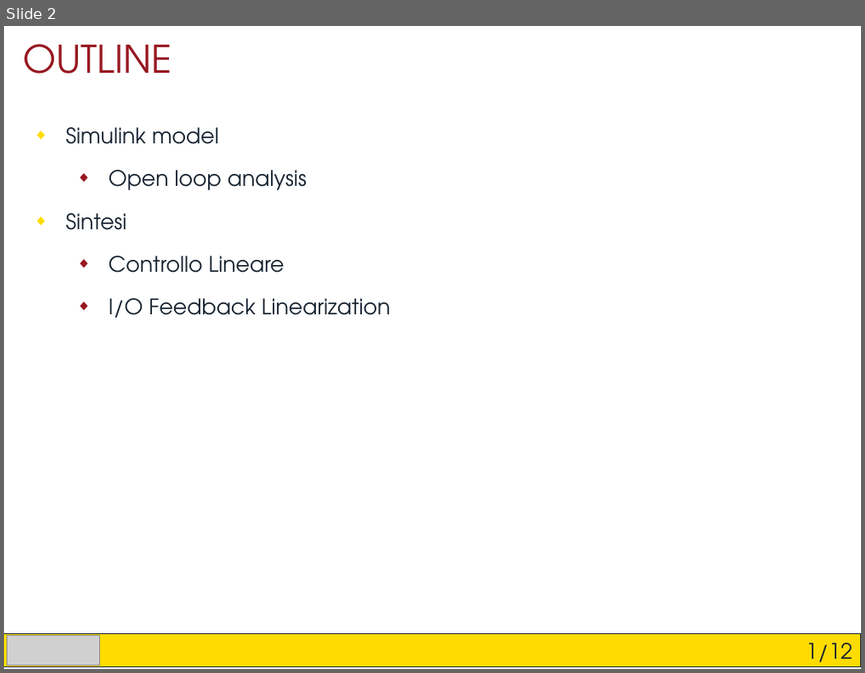
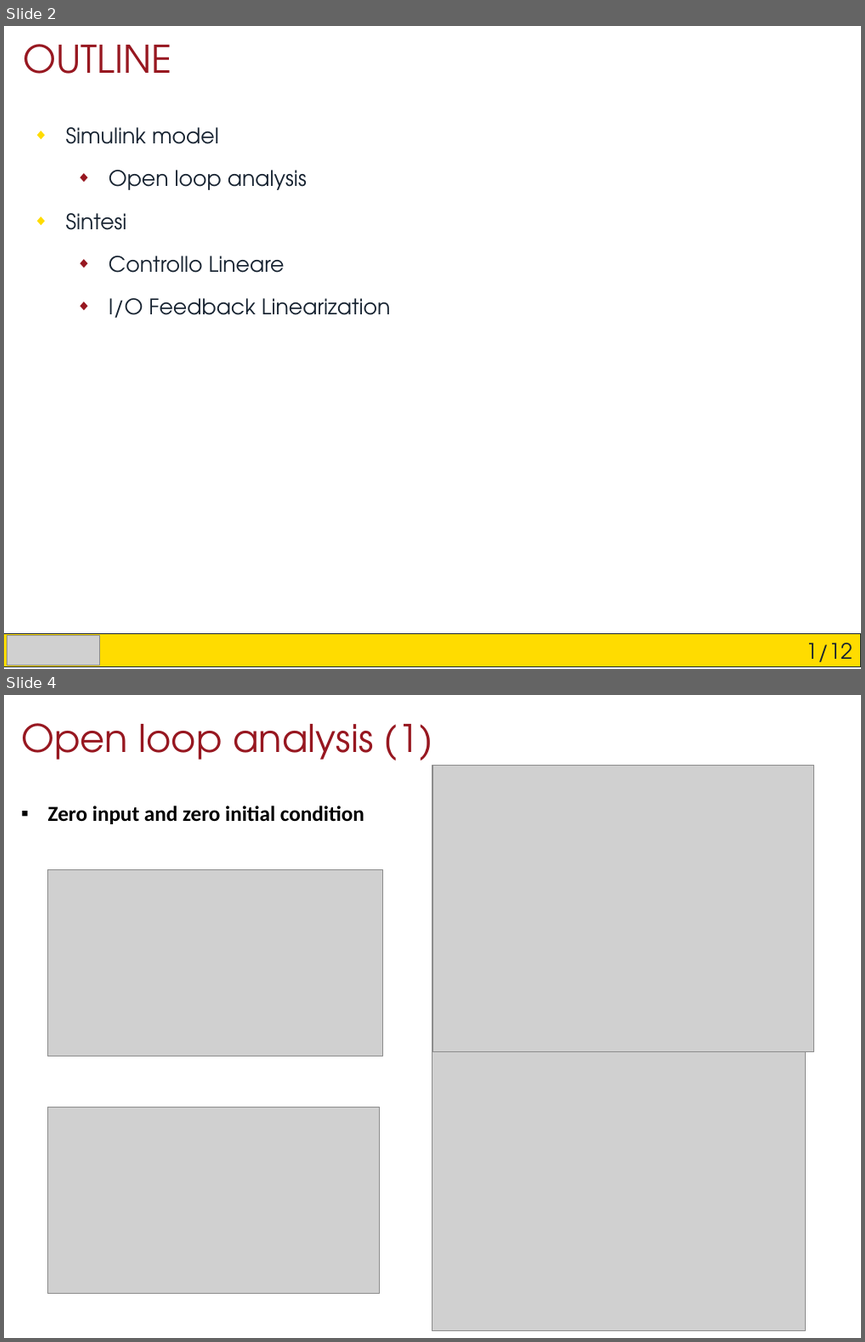
Before and after one commit to Arciro/CSAGV-project, a slide deck: Presentation.pptx. Shown one above the other, each under a label of ours: slide 2 before the commit, slides 2 and 4 after it; the slides between them are not shown. The pictures are 865x673 and 865x1342 pixels, drawn with LibreOffice and Linux fonts; fonts in the diff are those of the drawing; grey boxes stand for pictures. Boxes give left, top, right and bottom in pixels: in the first picture for what was removed or moved away, otherwise in the second. Text is boxed around its words. In the diff, an @@ line names an element or a change of style, - is before the commit and + after.

```diff
--- a/Presentation.pptx
+++ b/Presentation.pptx
@@ slide 4 added at (4,695,861,1338), background #FFFFFF @@
@@ text added at (21,723,433,771), 32 pt, text #971720 @@
+Open loop analysis (1)
@@ picture added at (432,766,814,1051) @@
@@ text added at (48,805,364,824), 18 pt, text #000000, bold @@
+▪ Zero input and zero initial condition
@@ picture added at (47,870,383,1056) @@
@@ picture added at (432,1051,805,1331) @@
@@ picture added at (47,1106,380,1293) @@
```
Also in this commit, not shown: 1 slide changed, 3 other slides added, 29 other files.
